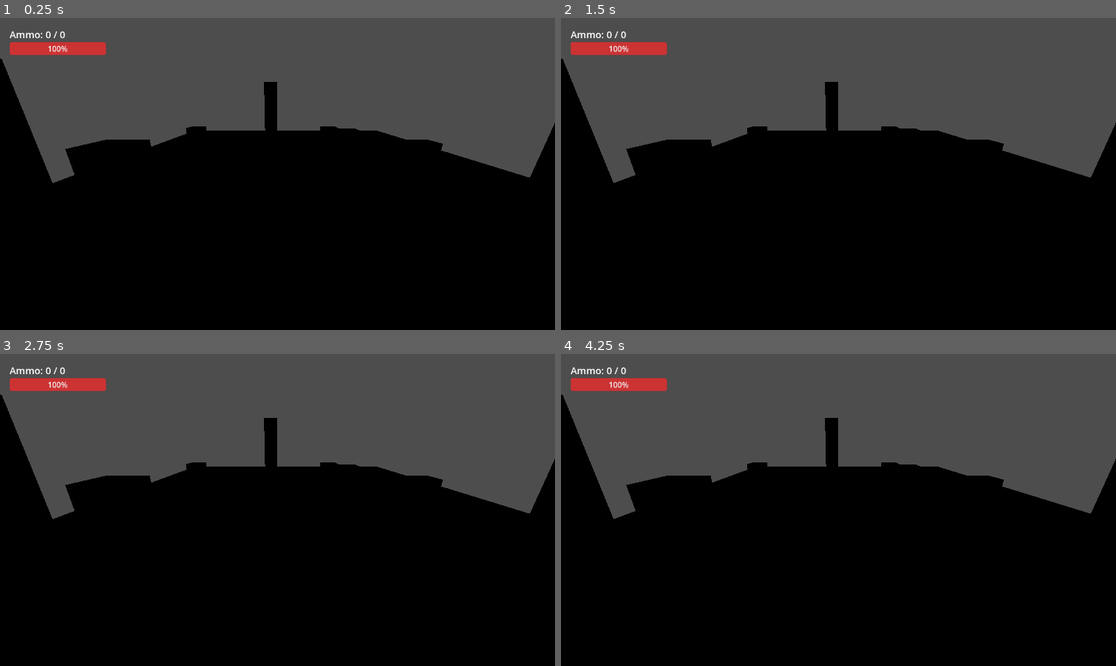
Above: before the commit, frames 1-4 (two rows, left to right).
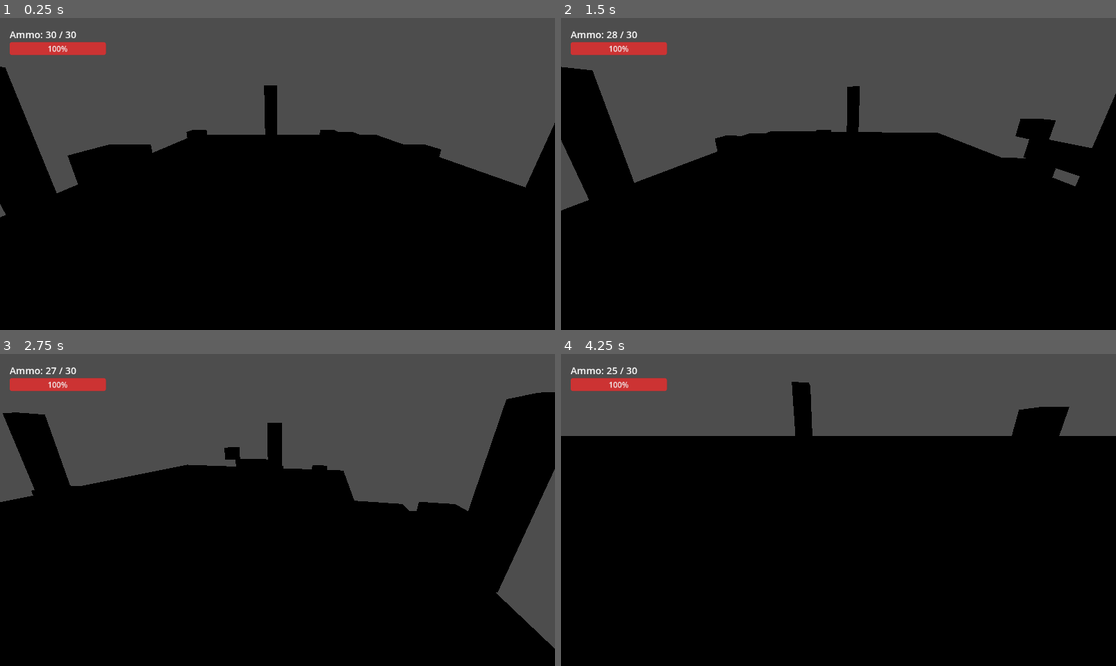
Above: after the commit, the same moments.

Repository: kr13ger/Voxel-Gorky
Game: Godot game, scene res://scenes/main/main.tscn
The game is run twice, just before and just after one commit, with the same random seed, the same clock (stepped at 60 frames per second) and the same inputs.
Inputs (mouse positions are in pixels of both pictures, inside the frame that each line leads up to):
- Up to frame 1 (0.25 s): no input
- Up to frame 2 (1.5 s): tap Enter at 0.5 s; move the mouse to (960, 158) at 0.52 s; press the mouse at (960, 158) at 0.53 s; hold D (turn_right) 0.53-1.28 s; move the mouse to (727, 189) at 1.27 s; release the mouse at (727, 189) at 1.28 s; hold S (move_backward) from 1.28 s (still down); click (727, 189) at 1.35 s
- Up to frame 3 (2.75 s): move the mouse to (333, 441) at 2.02 s; release S (move_backward) at 2.03 s; press the mouse at (333, 441) at 2.03 s; hold D (turn_right) from 2.03 s (still down)
- Up to frame 4 (4.25 s): move the mouse to (810, 572) at 2.77 s; release D (turn_right) at 2.78 s; release the mouse at (810, 572) at 2.78 s; hold W (move_forward) 2.78-3.53 s; click (810, 572) at 2.85 s; move the mouse to (1005, 556) at 3.52 s; press the mouse at (1005, 556) at 3.53 s; hold A (turn_left) from 3.53 s (still down)

The runs differ from the first frame. In frame 1, 1.7% of the frame differs, in the area x 0-98%, y 4-64%; in frame 2, 6.7%; in frame 3, 13%; in frame 4, 15%, in the area x 0-100%, y 4-53%.

Commit message:
liteweight build 6

Diff:
--- a/scripts/Projectile.gd
+++ b/scripts/Projectile.gd
@@ -44,7 +44,7 @@
 	# Load projectile data
 	var projectile_data = ItemDatabase.get_projectile_data(projectile_type)
 
-	if not projectile_data.empty():
+	if not projectile_data.is_empty():
 		speed = projectile_data.get("speed", speed)
 		damage = projectile_data.get("damage", damage)
 		explosive = projectile_data.get("explosive", explosive)
--- a/scripts/Vehicle.gd
+++ b/scripts/Vehicle.gd
@@ -3,11 +3,11 @@
 
 @export var vehicle_type: String = "main_tank"
 @export_group("Components")
-@export var health_component_path: NodePath
-@export var weapon_component_path: NodePath
-@export var physics_component_path: NodePath
+@export var health_component_path: NodePath = "HealthComponent"  # Default path
+@export var weapon_component_path: NodePath = "WeaponComponent"  # Default path
+@export var physics_component_path: NodePath = "PhysicsComponent"  # Default path
 @export_group("State Machine")
-@export var state_machine_path: NodePath
+@export var state_machine_path: NodePath = "StateMachine"  # Default path
 
 var _health_component: HealthComponent
 var _weapon_component: WeaponComponent
@@ -18,11 +18,13 @@
 
 func _ready() -> void:
 	print("Vehicle _ready called")
-	_initialize_components()
-	_initialize_state_machine()
 
 	# Setup input actions if they don't exist
 	_setup_input_actions()
+
+	# Initialize components and state machine
+	_initialize_components()
+	_initialize_state_machine()
 
 	# Register with GameManager if this is the player vehicle
 	if name == "PlayerVehicle":
@@ -31,31 +33,41 @@
 
 func _initialize_components() -> void:
 	print("Initializing components...")
-	# Get components from paths
+	# Get components from paths - with additional error checking
 	if not health_component_path.is_empty():
-		_health_component = get_node(health_component_path)
-		_components.append(_health_component)
-		print("Health component found at path: ", health_component_path)
+		if has_node(health_component_path):
+			_health_component = get_node(health_component_path)
+			_components.append(_health_component)
+			print("Health component found at path: ", health_component_path)
+		else:
+			print("WARNING: Health component path is valid but node not found at: ", health_component_path)
 	else:
 		print("Health component path is empty")
 
 	if not weapon_component_path.is_empty():
-		_weapon_component = get_node(weapon_component_path)
-		_components.append(_weapon_component)
-		print("Weapon component found at path: ", weapon_component_path)
+		if has_node(weapon_component_path):
+			_weapon_component = get_node(weapon_component_path)
+			_components.append(_weapon_component)
+			print("Weapon component found at path: ", weapon_component_path)
+		else:
+			print("WARNING: Weapon component path is valid but node not found at: ", weapon_component_path)
 	else:
 		print("Weapon component path is empty")
 
 	if not physics_component_path.is_empty():
-		_physics_component = get_node(physics_component_path)
-		_components.append(_physics_component)
-		print("Physics component found at path: ", physics_component_path)
+		if has_node(physics_component_path):
+			_physics_component = get_node(physics_component_path)
+			_components.append(_physics_component)
+			print("Physics component found at path: ", physics_component_path)
+		else:
+			print("WARNING: Physics component path is valid but node not found at: ", physics_component_path)
 	else:
 		print("Physics component path is empty")
 
 	# Initialize all components
 	for component in _components:
 		component.initialize(self)
+		print("Initialized component: ", component.name)
 
 	# Setup destroyed signal
 	if _health_component:
@@ -66,30 +78,33 @@
 func _initialize_state_machine() -> void:
 	print("Initializing state machine...")
 	if not state_machine_path.is_empty():
-		_state_machine = get_node(state_machine_path)
-		if _state_machine:
-			_state_machine.initialize(self)
+		if has_node(state_machine_path):
+			_state_machine = get_node(state_machine_path)
+			if _state_machine:
+				_state_machine.initialize(self)
 
-			# Add states
-			var idle_state = VehicleIdleState.new()
-			idle_state.name = "Idle"
-			_state_machine.add_state("Idle", idle_state)
+				# Add states
+				var idle_state = VehicleIdleState.new()
+				idle_state.name = "Idle"
+				_state_machine.add_state("Idle", idle_state)
 
-			var moving_state = VehicleMovingState.new()
-			moving_state.name = "Moving"
-			_state_machine.add_state("Moving", moving_state)
+				var moving_state = VehicleMovingState.new()
+				moving_state.name = "Moving"
+				_state_machine.add_state("Moving", moving_state)
 
-			var destroyed_state = VehicleDestroyedState.new()
-			destroyed_state.name = "Destroyed"
-			_state_machine.add_state("Destroyed", destroyed_state)
+				var destroyed_state = VehicleDestroyedState.new()
+				destroyed_state.name = "Destroyed"
+				_state_machine.add_state("Destroyed", destroyed_state)
 
-			# Set initial state
-			_state_machine.change_state("Idle")
+				# Set initial state
+				_state_machine.change_state("Idle")
 
-			Logger.info("Vehicle state machine initialized", "Vehicle")
-			print("State machine initialized successfully")
+				Logger.info("Vehicle state machine initialized", "Vehicle")
+				print("State machine initialized successfully")
+			else:
+				print("ERROR: State machine node not found at path: ", state_machine_path)
 		else:
-			print("ERROR: State machine node not found at path: ", state_machine_path)
+			print("ERROR: State machine path is valid but node not found at: ", state_machine_path)
 	else:
 		print("ERROR: State machine path is empty")
 
@@ -149,15 +164,6 @@
 	print("Input actions setup completed")
 
 func _input(event: InputEvent) -> void:
-	# Debug input events
-	if event is InputEventKey:
-		if event.pressed:
-			print("Key pressed: ", event.keycode)
-			if event.keycode == KEY_W:
-				print("W key pressed")
-			elif event.keycode == KEY_S:
-				print("S key pressed")
-			elif event.keycode == KEY_A:
-				print("A key pressed")
-			elif event.keycode == KEY_D:
-				print("D key pressed")
+	# Forward input events to state machine
+	if _state_machine and _state_machine.current_state:
+		_state_machine.current_state.handle_input(event)
--- a/scripts/components/VehiclePhysicsComponent.gd
+++ b/scripts/components/VehiclePhysicsComponent.gd
@@ -10,8 +10,16 @@
 var velocity: Vector3 = Vector3.ZERO
 var _movement_input: Vector2 = Vector2.ZERO
 var _ground_check_ray_length: float = 0.6
+var debug_mode: bool = true
+
+func _on_initialize() -> void:
+	print("VehiclePhysicsComponent initialized")
+	Logger.debug("VehiclePhysicsComponent initialized with max speed: " + str(max_speed), "VehiclePhysicsComponent")
 
 func _on_physics_process(delta: float) -> void:
+	if debug_mode and _movement_input != Vector2.ZERO:
+		print("Physics processing with input: ", _movement_input)
+
 	# Apply movement based on input
 	_apply_movement(delta)
 
@@ -26,10 +34,15 @@
 		owner_entity.velocity = velocity
 		owner_entity.move_and_slide()
 		velocity = owner_entity.velocity
+
+		if debug_mode and _movement_input != Vector2.ZERO:
+			print("Applied velocity: ", velocity)
 	else:
 		Logger.error("VehiclePhysicsComponent requires a CharacterBody3D parent", "VehiclePhysicsComponent")
 
 func set_movement_input(input: Vector2) -> void:
+	if debug_mode and input != _movement_input:
+		print("Movement input changed from ", _movement_input, " to ", input)
 	_movement_input = input
 
 func _apply_movement(delta: float) -> void:
@@ -41,6 +54,8 @@
 	# Rotation (left/right)
 	if _movement_input.x != 0:
 		owner_entity.rotate_y(-_movement_input.x * turn_speed * delta)
+		if debug_mode:
+			print("Rotating vehicle by: ", -_movement_input.x * turn_speed * delta)
 
 	# Convert direction to global space
 	direction = owner_entity.global_transform.basis * direction
@@ -53,8 +68,12 @@
 
 	if direction.length() > 0:
 		horizontal_velocity = horizontal_velocity.move_toward(target_velocity, acceleration * delta)
+		if debug_mode:
+			print("Accelerating to target: ", target_velocity)
 	else:
 		horizontal_velocity = horizontal_velocity.move_toward(Vector3.ZERO, deceleration * delta)
+		if debug_mode and horizontal_velocity.length() > 0.1:
+			print("Decelerating, current velocity: ", horizontal_velocity)
 
 	# Update velocity
 	velocity.x = horizontal_velocity.x
--- a/scripts/components/WeaponComponent.gd
+++ b/scripts/components/WeaponComponent.gd
@@ -43,7 +43,7 @@
 
 	var projectile_data = ItemDatabase.get_projectile_data(projectile_type)
 
-	if projectile_data.empty():
+	if projectile_data.is_empty():
 		Logger.error("Failed to fire: Projectile type not found", "WeaponComponent")
 		return false
 
--- a/scripts/states/VehicleIdleState.gd
+++ b/scripts/states/VehicleIdleState.gd
@@ -4,35 +4,37 @@
 func enter() -> void:
 	print("VehicleIdleState: Entered")
 	if owner_node is Vehicle:
-		var physics_component_script = load("res://scripts/components/VehiclePhysicsComponent.gd")
-		var physics_component = owner_node.get_component(physics_component_script)
+		var physics_component = owner_node.get_component(VehiclePhysicsComponent)
 		if physics_component:
 			physics_component.set_movement_input(Vector2.ZERO)
+			print("VehicleIdleState: Reset movement input to zero")
+		else:
+			print("VehicleIdleState: Could not find physics component")
 
 	Logger.debug("Vehicle entered Idle state", "VehicleIdleState")
 
 func handle_input(event: InputEvent) -> String:
-	# Check for movement inputs
-	if Input.is_action_pressed("move_forward") or \
-	   Input.is_action_pressed("move_backward") or \
-	   Input.is_action_pressed("turn_left") or \
-	   Input.is_action_pressed("turn_right"):
-		print("VehicleIdleState: Detected movement input")
+	# Check for movement inputs beginning
+	if event.is_action_pressed("move_forward") or \
+	   event.is_action_pressed("move_backward") or \
+	   event.is_action_pressed("turn_left") or \
+	   event.is_action_pressed("turn_right"):
+		print("VehicleIdleState: Detected movement input, transitioning to Moving state")
 		return "Moving"
 
 	# Check for fire input
-	if Input.is_action_just_pressed("fire"):
+	if event.is_action_pressed("fire"):
 		print("VehicleIdleState: Detected fire input")
 		if owner_node is Vehicle:
-			var weapon_component_script = load("res://scripts/components/WeaponComponent.gd")
-			var weapon_component = owner_node.get_component(weapon_component_script)
+			var weapon_component = owner_node.get_component(WeaponComponent)
 			if weapon_component:
 				weapon_component.fire()
 
 	return ""
 
 func update(delta: float) -> void:
-	# Check inputs continuously for transitions
+	# Also check inputs continuously for transitions
+	# This helps catch inputs that might be missed by the event system
 	if Input.is_action_pressed("move_forward") or \
 	   Input.is_action_pressed("move_backward") or \
 	   Input.is_action_pressed("turn_left") or \
@@ -49,7 +51,7 @@
 	   Input.is_action_pressed("move_backward") or \
 	   Input.is_action_pressed("turn_left") or \
 	   Input.is_action_pressed("turn_right"):
-		print("VehicleIdleState transition: Detected movement input")
+		print("VehicleIdleState transition: Detected movement input, returning Moving state")
 		return "Moving"
 
 	return ""
--- a/scripts/states/VehicleMovingState.gd
+++ b/scripts/states/VehicleMovingState.gd
@@ -6,29 +6,41 @@
 func enter() -> void:
 	print("VehicleMovingState: Entered")
 	if owner_node is Vehicle:
-		var physics_component_script = load("res://scripts/components/VehiclePhysicsComponent.gd")
-		_physics_component = owner_node.get_component(physics_component_script)
+		# Get physics component directly instead of loading script
+		_physics_component = owner_node.get_component(VehiclePhysicsComponent)
 		if _physics_component:
-			print("VehicleMovingState: Got physics component")
+			print("VehicleMovingState: Got physics component successfully")
+			# Immediately apply initial input to start moving
+			_handle_movement_input()
 		else:
-			print("VehicleMovingState: Failed to get physics component")
+			print("VehicleMovingState: FAILED to get physics component")
+			# Try alternative method by direct node reference
+			if owner_node.has_node("PhysicsComponent"):
+				var phys = owner_node.get_node("PhysicsComponent")
+				if phys is VehiclePhysicsComponent:
+					_physics_component = phys
+					print("VehicleMovingState: Retrieved physics component via direct node reference")
+					_handle_movement_input()
 
 	Logger.debug("Vehicle entered Moving state", "VehicleMovingState")
 
 func handle_input(event: InputEvent) -> String:
-	# Still handle firing while moving
-	if Input.is_action_just_pressed("fire") and owner_node is Vehicle:
-		var weapon_component_script = load("res://scripts/components/WeaponComponent.gd")
-		var weapon_component = owner_node.get_component(weapon_component_script)
+	# Handle firing while moving
+	if event.is_action_pressed("fire") and owner_node is Vehicle:
+		var weapon_component = owner_node.get_component(WeaponComponent)
 		if weapon_component:
 			weapon_component.fire()
 
-	if not Input.is_action_pressed("move_forward") and \
-	   not Input.is_action_pressed("move_backward") and \
-	   not Input.is_action_pressed("turn_left") and \
-	   not Input.is_action_pressed("turn_right"):
-		print("VehicleMovingState: No movement detected, returning to Idle")
-		return "Idle"
+	# Check for movement input release to transition to idle
+	if event.is_action_released("move_forward") or event.is_action_released("move_backward") or \
+	   event.is_action_released("turn_left") or event.is_action_released("turn_right"):
+		# Only return to idle if no movement keys are pressed
+		if not Input.is_action_pressed("move_forward") and \
+		   not Input.is_action_pressed("move_backward") and \
+		   not Input.is_action_pressed("turn_left") and \
+		   not Input.is_action_pressed("turn_right"):
+			print("VehicleMovingState: No movement detected, returning to Idle")
+			return "Idle"
 
 	return ""
 
@@ -41,6 +53,7 @@
 
 func _handle_movement_input() -> void:
 	if not _physics_component:
+		print("VehicleMovingState: No physics component available")
 		return
 
 	var input_vector = Vector2.ZERO
@@ -65,6 +78,7 @@
 
 	# Apply to physics component
 	_physics_component.set_movement_input(input_vector)
+	print("Applied input vector: ", input_vector)
 
 func get_transition() -> String:
 	# Check if we should transition to Idle state
